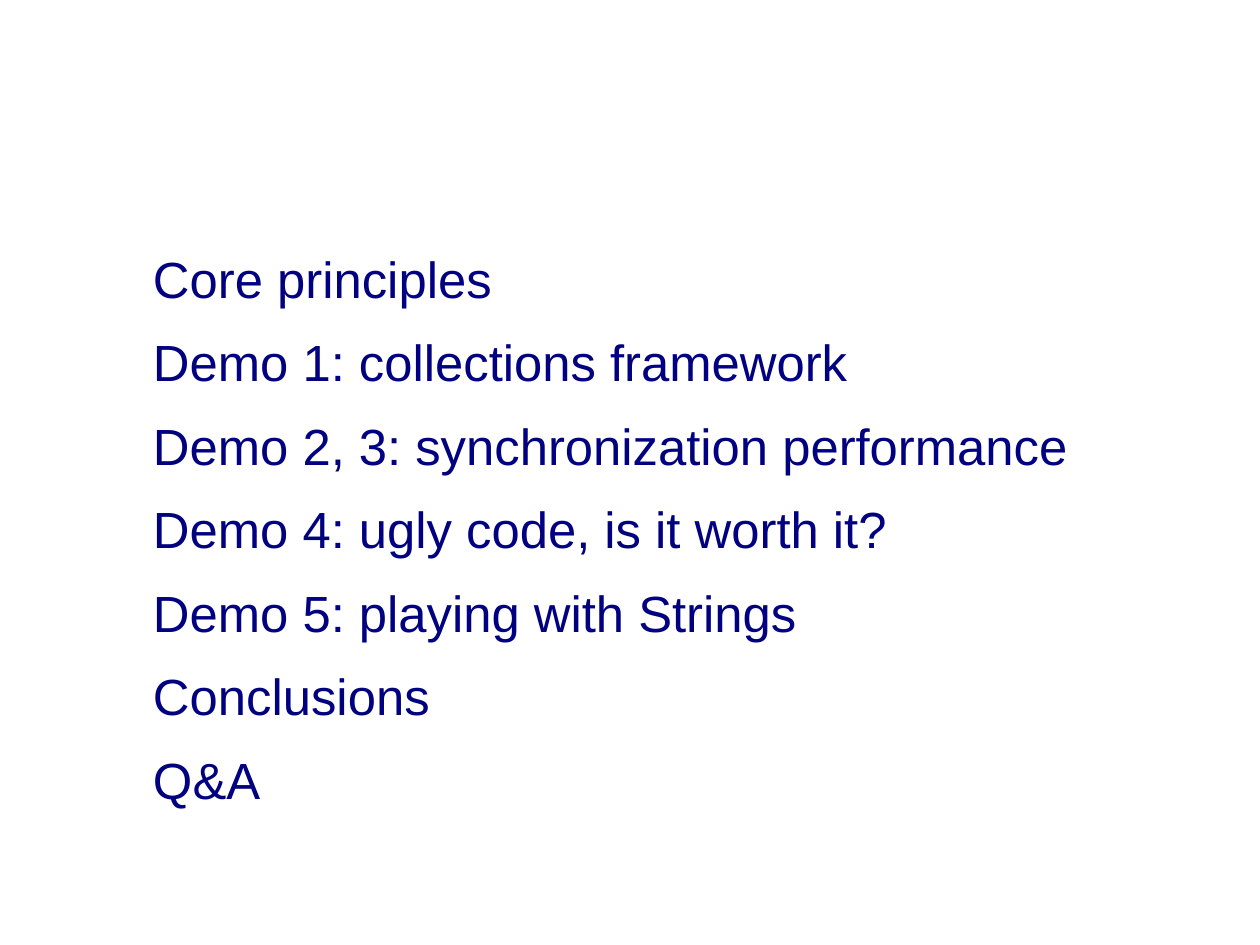
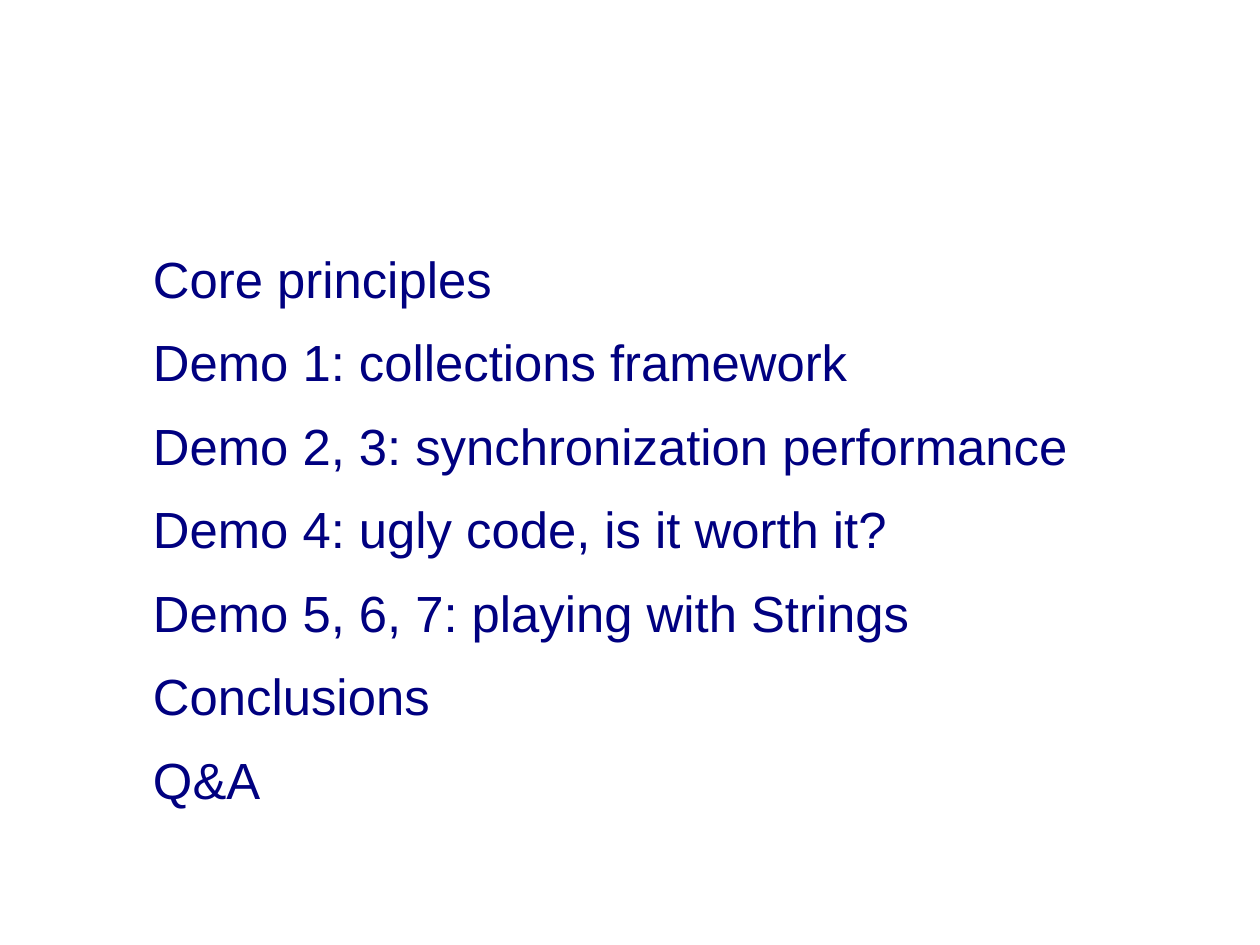
Before and after one commit to weijanlin/hype-free, a slide deck: slide 4 of java-perfopt-201003/java-perf-201003.odp. Drawn at 1260x945 pixels with LibreOffice and Linux fonts; fonts in the diff are those of the drawing; background and template pictures are left out. Boxes give left, top, right and bottom in pixels: in the first picture for what was removed or moved away, otherwise in the second. Text is boxed around its words. In the diff, an @@ line names an element or a change of style, - is before the commit and + after.

```diff
--- a/java-perfopt-201003/java-perf-201003.odp
+++ b/java-perfopt-201003/java-perf-201003.odp
@@ text at (153, 595, 909, 642): text changed @@
-● Demo 5: playing with Strings
+● Demo 5, 6, 7: playing with Strings
```
Also in this commit, not shown: 5 other slides changed, 10 slides added, 1 other file.
